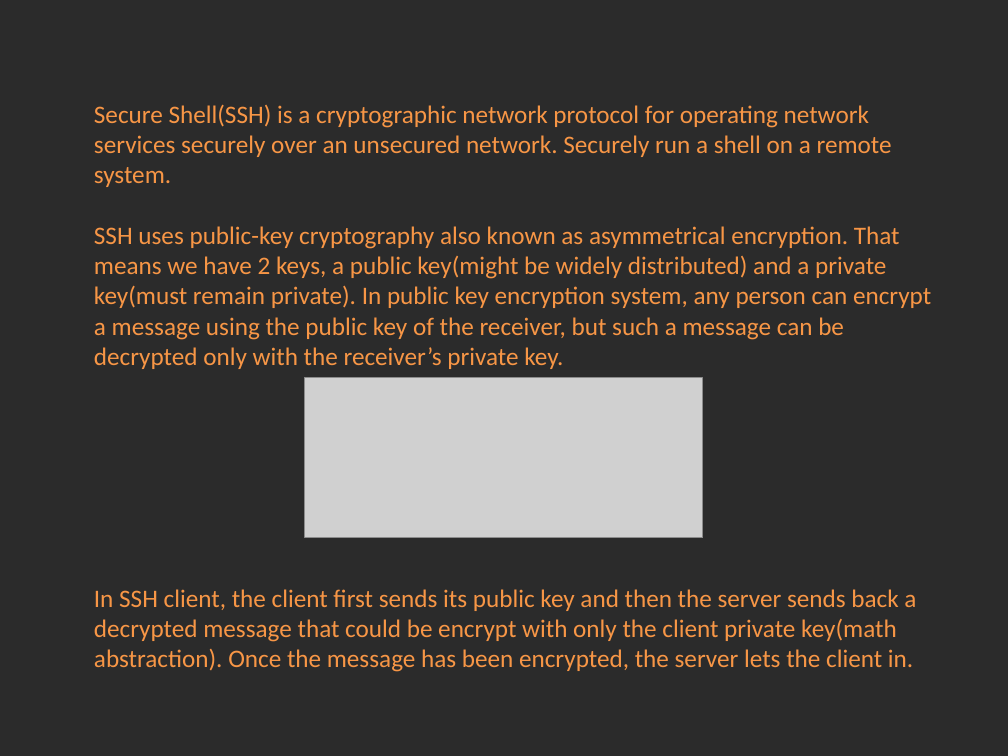
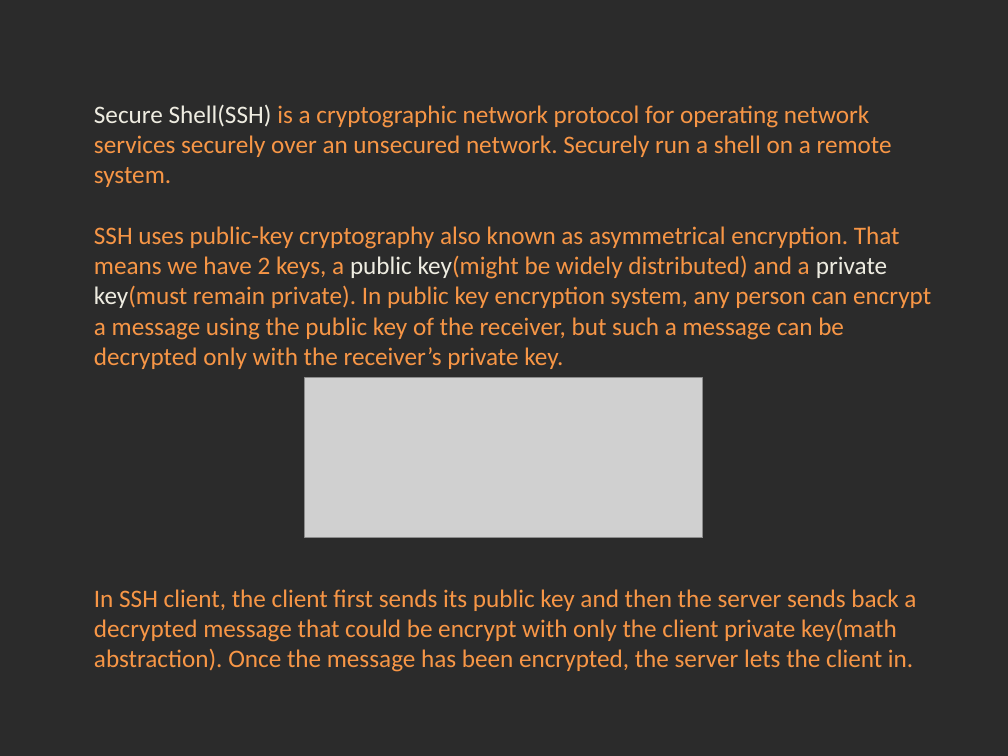
Before and after one commit to Academy-Soft-Intellect/Linux-Course, a slide deck: slide 1 of 12.SSH_NFS_SAMBA/12-SSH_NFS_SAMBA.pptx. Drawn at 1008x756 pixels with LibreOffice and Linux fonts; fonts in the diff are those of the drawing; grey boxes stand for pictures; background and template pictures are left out; a plain dark background stands for a picture behind light text. Boxes give left, top, right and bottom in pixels: in the first picture for what was removed or moved away, otherwise in the second. Text is boxed around its words. In the diff, an @@ line names an element or a change of style, - is before the commit and + after.

Commit message:
Fixing presentation typos and colors.

```diff
--- a/12.SSH_NFS_SAMBA/12-SSH_NFS_SAMBA.pptx
+++ b/12.SSH_NFS_SAMBA/12-SSH_NFS_SAMBA.pptx
@@ text at box(94, 105, 931, 369): text colour #F79646 to #EEECE1 in "Secure Shell(SSH)", "public key(might private key(must" @@
```
Also in this commit, not shown: 7 other slides changed, 1 slide removed, 2 other files.
